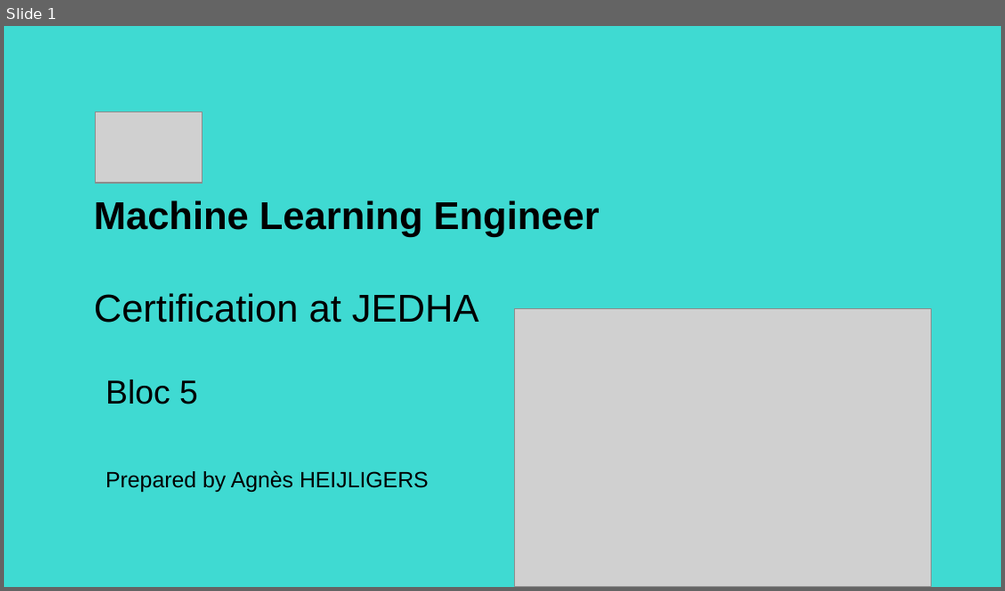
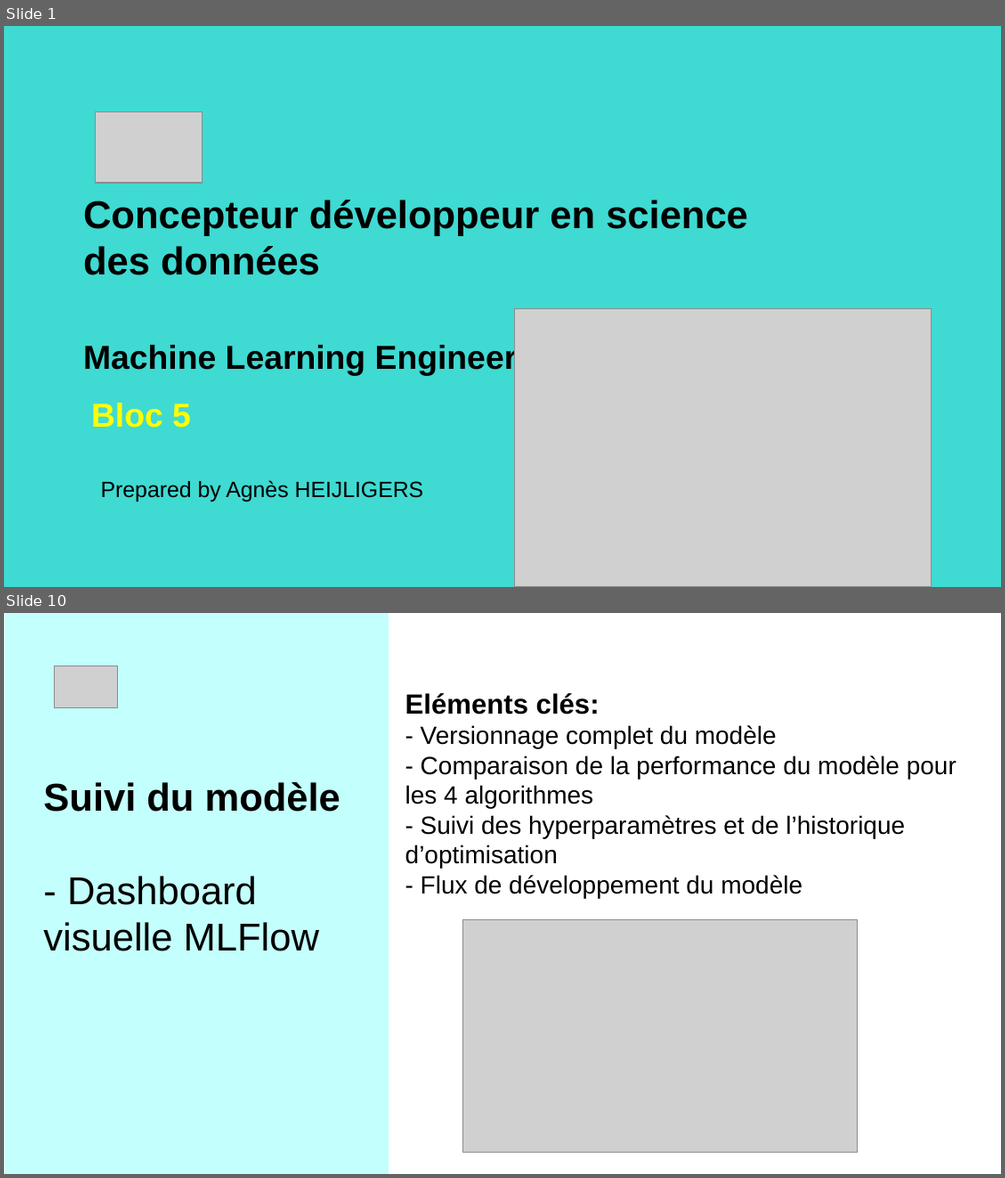
Before and after one commit to AgaHei/getaround-pricing-api, a slide deck: Getaround_Project_AH.pptx. Shown one above the other, each under a label of ours: slide 1 before the commit, slides 1 and 10 after it; the slides between them are not shown. The pictures are 1005x591 and 1005x1178 pixels, drawn with LibreOffice and Linux fonts; fonts in the diff are those of the drawing; grey boxes stand for pictures. Boxes give left, top, right and bottom in pixels: in the first picture for what was removed or moved away, otherwise in the second. Text is boxed around its words. In the diff, an @@ line names an element or a change of style, - is before the commit and + after.

```diff
--- a/Getaround_Project_AH.pptx
+++ b/Getaround_Project_AH.pptx
@@ slide 10 added at [4, 613, 1001, 1174], background #FFFFFF @@
@@ rectangle added at [5, 613, 388, 1173], fill #C3FFFC @@
@@ picture added at [55, 666, 118, 707] @@
@@ title added at [405, 693, 956, 898], 18 pt, text #000000 @@
+Eléments clés:
+- Versionnage complet du modèle
+- Comparaison de la performance du modèle pour les 4 algorithmes
+- Suivi des hyperparamètres et de l’historique d’optimisation
+- Flux de développement du modèle
@@ title added at [43, 782, 340, 951], 28 pt, text #000000 @@
+Suivi du modèle
+- Dashboard visuelle MLFlow
@@ picture added at [462, 920, 858, 1152] @@
@@ slide 1 changed as well @@
@@ title at [83, 200, 748, 376]: text changed @@
-Machine Learning Engineer
-Certification at JEDHA
+Concepteur développeur en science des données
+Machine Learning Engineer
@@ title "Bloc 5": place and size @@
-title "Bloc 5" at [105, 379, 198, 404]
+title "Bloc 5" at [91, 402, 191, 427]
@@ title "Bloc 5" at [91, 402, 191, 427]: text colour #000000 to #FFFF00, bold on @@
@@ text "Prepared by Agnès HEIJLIGERS": place and size @@
-text "Prepared by Agnès HEIJLIGERS" at [105, 470, 429, 491]
+text "Prepared by Agnès HEIJLIGERS" at [101, 480, 424, 501]
```
Also in this commit, not shown: 5 other slides changed, 6 other slides added, 7 slides removed, 6 other files.
